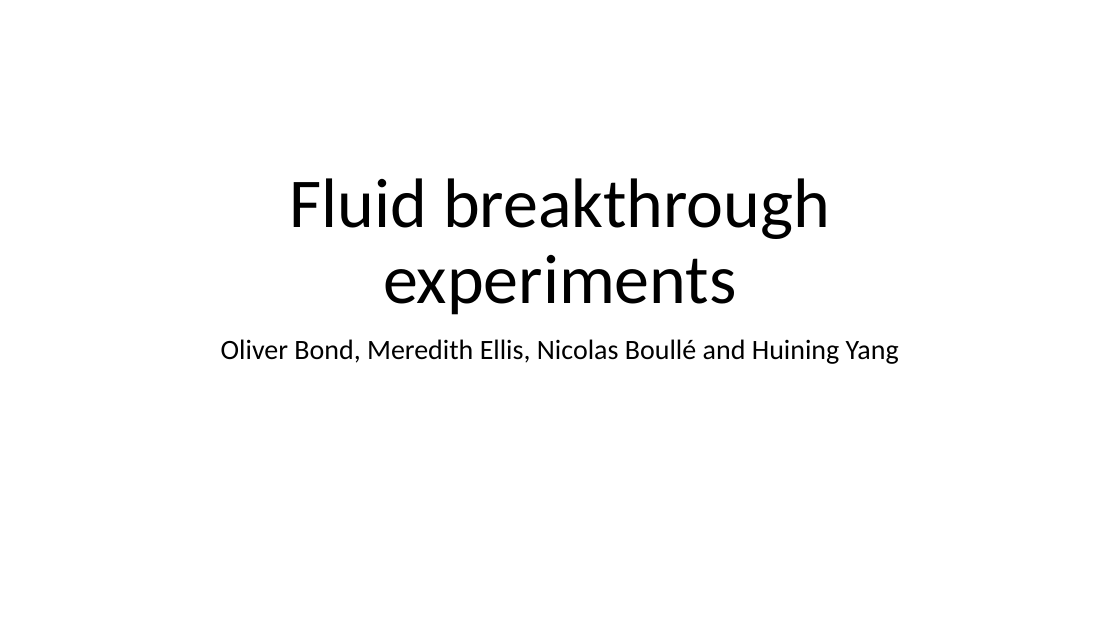
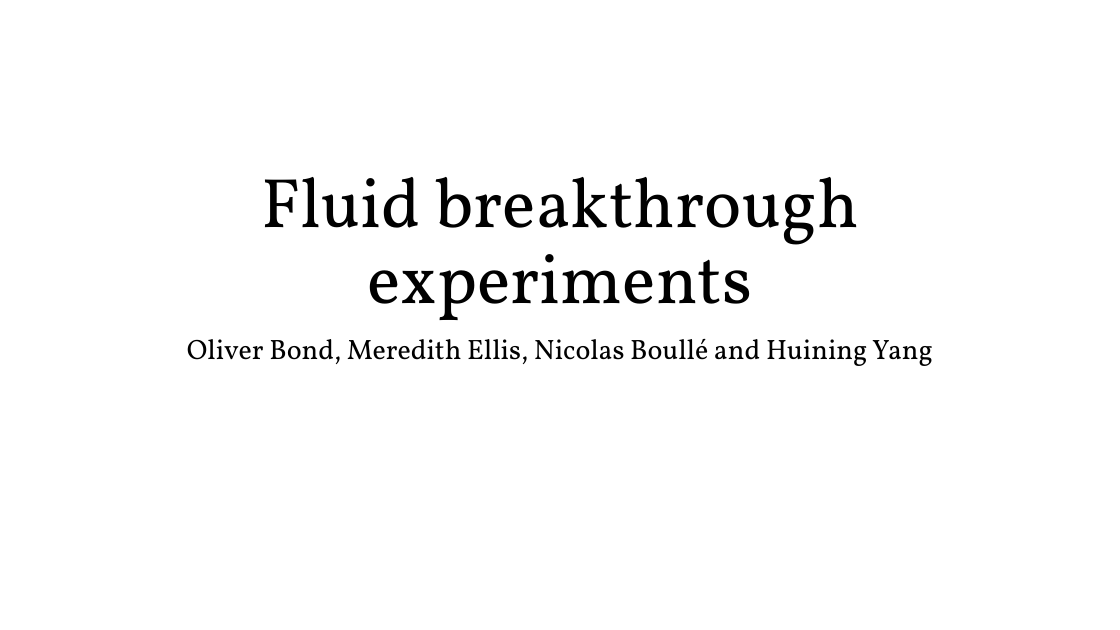
Before and after one commit to OGBond/Modelling1, a slide deck: slide 1 of Presentation/Pres.pptx. Drawn at 1120x630 pixels with LibreOffice and Linux fonts; fonts in the diff are those of the drawing. Boxes give left, top, right and bottom in pixels: in the first picture for what was removed or moved away, otherwise in the second. Text is boxed around its words. In the diff, an @@ line names an element or a change of style, - is before the commit and + after.

```diff
--- a/Presentation/Pres.pptx
+++ b/Presentation/Pres.pptx
@@ title "Fluid breakthrough experiments" at [261, 177, 859, 320]: font Calibri to Vollkorn @@
@@ subtitle "Oliver Bond, Meredith Ellis, Nicolas ..." at [187, 339, 933, 366]: font Calibri to Vollkorn @@
```
Also in this commit, not shown: 6 other slides changed, 2 slides added, 2 slides removed.
